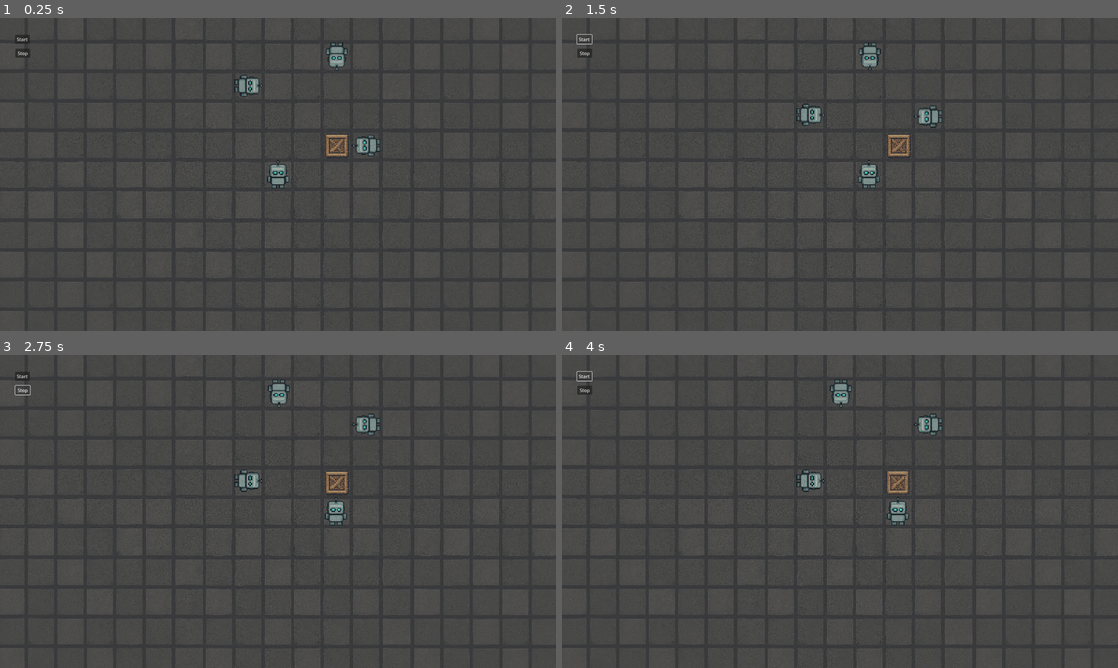
Above: before the commit, frames 1-4 (two rows, left to right).
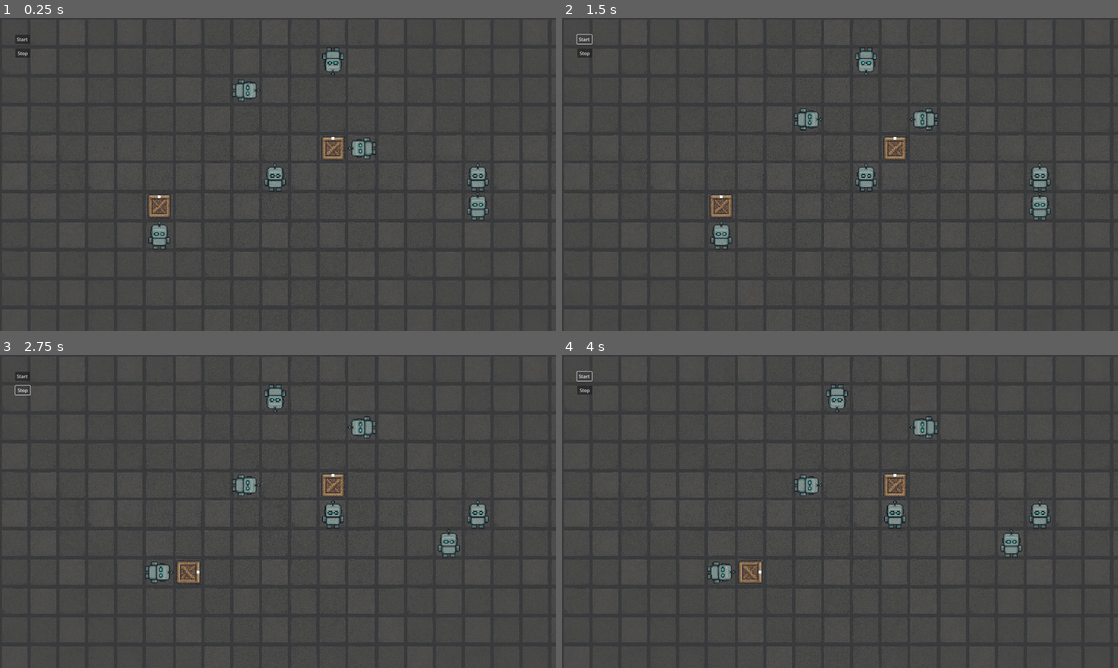
Above: after the commit, the same moments.

Repository: seriousdev-gh/automation-game
Game: Godot game, scene res://scenes/main.tscn
Two runs of this game, one before a commit and one after it. Both use one fixed random seed, a clock stepped at 60 frames per second and the inputs below.
Inputs:
- Up to frame 1 (0.25 s): no input
- Up to frame 2 (1.5 s): click "Start" at 0.5 s; click "Start" at 1.25 s
- Up to frame 3 (2.75 s): click "Stop" at 2 s
- Up to frame 4 (4 s): click "Stop" at 2.75 s; click "Start" at 3.5 s

The runs differ from the first frame. In frame 1, 3.3% of the frame differs, in the area x 0-100%, y 0-100%; in frame 2, 3.3%; in frame 3, 3.3%; in frame 4, 3.3%.

Commit message:
add rotation of robots and held items

Diff:
--- a/entities/bot/bot.gd
+++ b/entities/bot/bot.gd
@@ -1,58 +1,84 @@
 extends Node2D
-@onready var tween = null
+@onready var tween_move: Tween = null
+@onready var tween_rotate: Tween = null
 const size = 100
 var command_index = 0
 @export var commands: Array[String] = ["right", "right", "grab", "left", "left", "release"]
 var position_shadow: Vector2
-var grab_offset := Vector2(0, -100)
+var rotation_shadow: float
+var grab_offset := Vector2(0, -100.0)
+var grab_rotation := 0.0
 
 func _ready() -> void:
+	position = position.snapped(Vector2(50.0, 50.0))
 	position_shadow = position
+	rotation_shadow = rotation
 
 func cycle(duration: float):
+	if commands.is_empty():
+		return
+
 	var current_command = commands[command_index]
 	command_index = (command_index + 1) % commands.size()
 
 	match current_command:
 		"left":
 			position_shadow += Vector2.LEFT * size
+			move_to_position(position_shadow, duration)
 		"right":
 			position_shadow += Vector2.RIGHT * size
+			move_to_position(position_shadow, duration)
 		"up":
 			position_shadow += Vector2.UP * size
+			move_to_position(position_shadow, duration)
 		"down":
 			position_shadow += Vector2.DOWN * size
+			move_to_position(position_shadow, duration)
 		"grab":
 			if $reachRaycast.is_colliding():
 				var target = $reachRaycast.get_collider().get_owner()
 				grab_item(target)
 		"release":
 			held_item = null
+		"cw":
+			rotation_shadow += PI/2.0
+			rotate_to_angle(rotation_shadow, duration)
+		"ccw":
+			rotation_shadow -= PI/2.0
+			rotate_to_angle(rotation_shadow, duration)
 		_:
 			push_warning("Unhandled command: %s" % current_command)
 
-	move_to_position(position_shadow, duration)
+func rotate_to_angle(target_angle: float, duration: float):
+	if tween_rotate:
+		tween_rotate.kill()
+
+	tween_rotate = create_tween()
+	tween_rotate \
+		.tween_property(self, "rotation", target_angle, duration) \
+		.set_trans(Tween.TRANS_SINE) \
+		.set_ease(Tween.EASE_IN_OUT)
 
 func move_to_position(target_position: Vector2, duration: float):
-	if tween:
-		tween.kill()
-		tween = create_tween()
-	else:
-		tween = create_tween()
-	tween \
+	if tween_move:
+		tween_move.kill()
+
+	tween_move = create_tween()
+	tween_move \
 		.tween_property(self, "position", target_position, duration) \
 		.set_trans(Tween.TRANS_SINE) \
 		.set_ease(Tween.EASE_IN_OUT)
 
 var held_item: Node = null
 
-func grab_item(item):
+func grab_item(item: Node2D):
 	if held_item:
 		return
 
 	held_item = item
+	grab_rotation = global_rotation - item.global_rotation
 
 func _process(delta):
 	if held_item:
 		held_item.global_position = global_position + grab_offset.rotated(global_rotation)
-		# TODO: correct rotation
+		held_item.global_rotation = global_rotation - grab_rotation
--- a/entities/bot/bot.tscn
+++ b/entities/bot/bot.tscn
@@ -10,6 +10,7 @@
 script = ExtResource("1_qpkb6")
 
 [node name="RobotFront" type="Sprite2D" parent="."]
+texture_filter = 2
 scale = Vector2(0.12, 0.12)
 texture = ExtResource("1_cwism")
 
@@ -20,4 +21,5 @@
 
 [node name="reachRaycast" type="RayCast2D" parent="."]
 target_position = Vector2(0, -100)
+collision_mask = 2
 collide_with_areas = true
--- a/entities/item/item.tscn
+++ b/entities/item/item.tscn
@@ -8,10 +8,17 @@
 [node name="item" type="Node2D"]
 
 [node name="ItemCrate" type="Sprite2D" parent="."]
+texture_filter = 2
 scale = Vector2(0.1, 0.1)
 texture = ExtResource("1_f61xm")
 
 [node name="Area2D" type="Area2D" parent="."]
+collision_layer = 2
+collision_mask = 2
 
 [node name="CollisionShape2D" type="CollisionShape2D" parent="Area2D"]
 shape = SubResource("RectangleShape2D_f61xm")
+
+[node name="Polygon2D" type="Polygon2D" parent="."]
+position = Vector2(-5, -39)
+polygon = PackedVector2Array(0, 10, 10, 10, 10, 0, 0, 0)
--- a/scenes/main.tscn
+++ b/scenes/main.tscn
@@ -14,52 +14,64 @@
 [node name="background" type="Node2D" parent="."]
 
 [node name="Floor" type="Sprite2D" parent="background"]
-position = Vector2(1010.53, 287.528)
-scale = Vector2(0.794, 0.794)
+position = Vector2(900, 200)
+scale = Vector2(0.777, 0.777)
 texture = ExtResource("3_sugp2")
 
 [node name="Floor2" type="Sprite2D" parent="background"]
-position = Vector2(1729.53, 287.528)
-scale = Vector2(0.794, 0.794)
+position = Vector2(1600, 200)
+scale = Vector2(0.777, 0.777)
 texture = ExtResource("3_sugp2")
 
 [node name="Floor3" type="Sprite2D" parent="background"]
-position = Vector2(294.528, 286.528)
-scale = Vector2(0.794, 0.794)
+position = Vector2(200, 200)
+scale = Vector2(0.777, 0.777)
 texture = ExtResource("3_sugp2")
 
 [node name="Floor4" type="Sprite2D" parent="background"]
-position = Vector2(1010.53, 1006.53)
-scale = Vector2(0.794, 0.794)
+position = Vector2(900, 900)
+scale = Vector2(0.777, 0.777)
 texture = ExtResource("3_sugp2")
 
 [node name="Floor5" type="Sprite2D" parent="background"]
-position = Vector2(1729.53, 1006.53)
-scale = Vector2(0.794, 0.794)
+position = Vector2(1600, 900)
+scale = Vector2(0.777, 0.777)
 texture = ExtResource("3_sugp2")
 
 [node name="Floor6" type="Sprite2D" parent="background"]
-position = Vector2(294.528, 1005.53)
-scale = Vector2(0.794, 0.794)
+position = Vector2(200, 900)
+scale = Vector2(0.777, 0.777)
 texture = ExtResource("3_sugp2")
 
 [node name="bots" type="Node" parent="."]
 
 [node name="bot" parent="bots" instance=ExtResource("2_sugp2")]
-position = Vector2(960, 540)
+position = Vector2(950, 550)
+
+[node name="bot7" parent="bots" instance=ExtResource("2_sugp2")]
+position = Vector2(1650, 550)
+commands = Array[String]([])
+
+[node name="bot6" parent="bots" instance=ExtResource("2_sugp2")]
+position = Vector2(1650, 650)
+commands = Array[String](["grab", "left", "right"])
+
+[node name="bot5" parent="bots" instance=ExtResource("2_sugp2")]
+position = Vector2(550, 750)
+commands = Array[String](["grab", "cw", "ccw", "cw", "cw", "cw", "cw"])
 
 [node name="bot2" parent="bots" instance=ExtResource("2_sugp2")]
-position = Vector2(859, 234)
+position = Vector2(850, 250)
 rotation = 1.57079
 commands = Array[String](["down", "down", "grab", "up", "up", "release"])
 
 [node name="bot3" parent="bots" instance=ExtResource("2_sugp2")]
-position = Vector2(1163, 133)
+position = Vector2(1150, 150)
 rotation = 3.14159
 commands = Array[String](["left", "left", "grab", "right", "right", "release"])
 
 [node name="bot4" parent="bots" instance=ExtResource("2_sugp2")]
-position = Vector2(1265, 440)
+position = Vector2(1250, 450)
 rotation = 4.71238
 commands = Array[String](["up", "up", "grab", "down", "down", "release"])
 
@@ -78,7 +90,10 @@
 text = "Stop"
 
 [node name="item" parent="." instance=ExtResource("4_jyhfs")]
-position = Vector2(1163, 441)
+position = Vector2(550, 650)
+
+[node name="item2" parent="." instance=ExtResource("4_jyhfs")]
+position = Vector2(1150, 450)
 
 [connection signal="timeout" from="cycleTimer" to="." method="_on_cycle_timer_timeout"]
 [connection signal="pressed" from="Button" to="." method="_on_button_start_pressed"]
